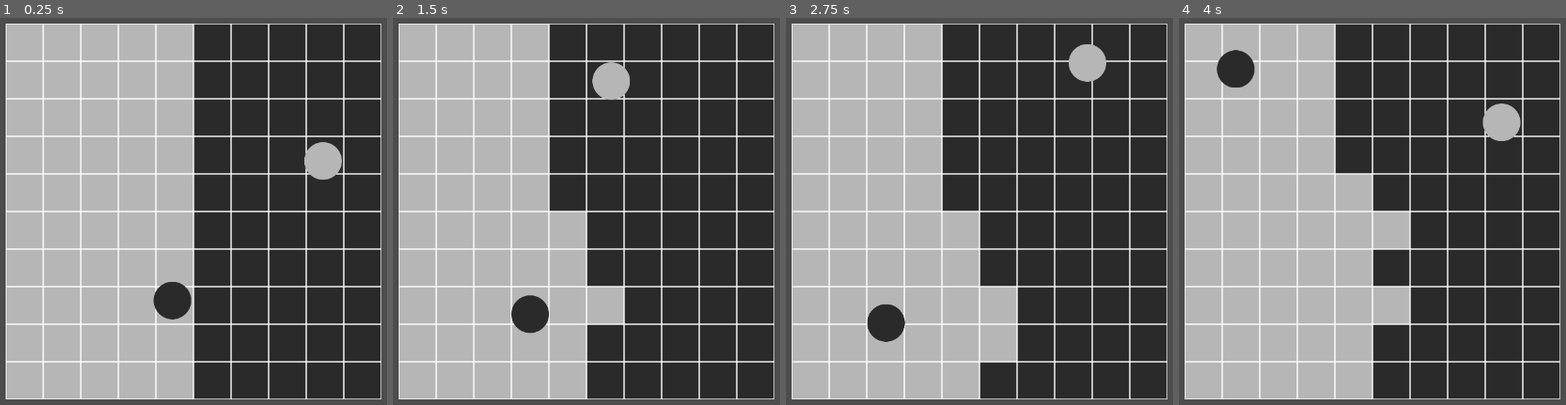
Above: before the commit, frames 1-4 (left to right).
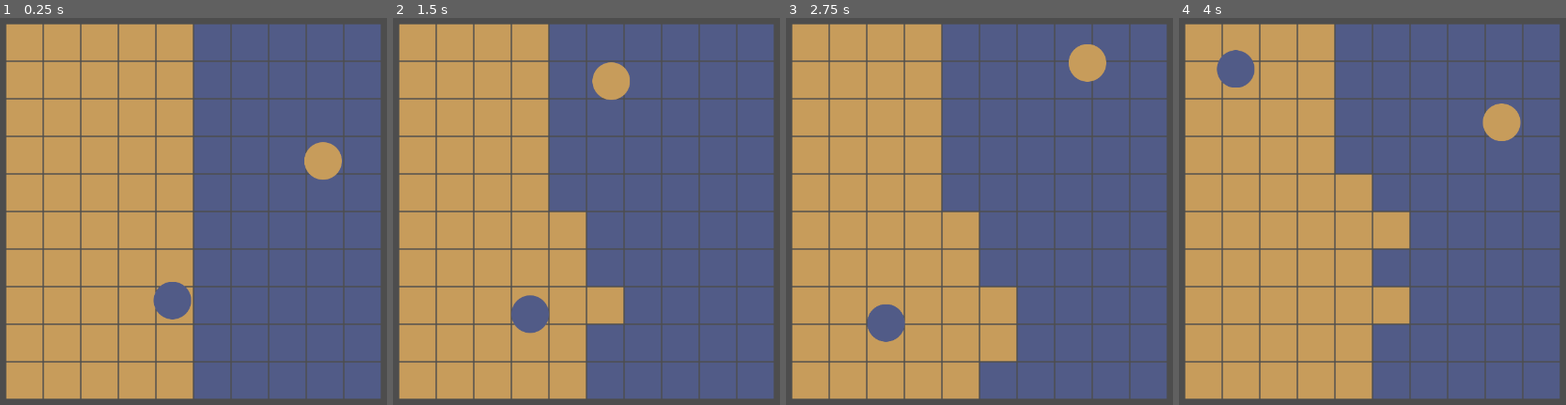
Above: after the commit, the same moments.

Repository: LiteFeather1/night-day-pong
Game: Godot game, scene res://scenes/main.tscn
Two runs of this game, one before a commit and one after it. Both use one fixed random seed, a clock stepped at 60 frames per second and the inputs below.
Inputs:
- Up to frame 1 (0.25 s): no input
- Up to frame 2 (1.5 s): no input
- Up to frame 3 (2.75 s): no input
- Up to frame 4 (4 s): no input

The runs differ from the first frame. In frame 1, 94% of the frame differs, in the area x 1-99%, y 1-99%; in frame 2, 94%; in frame 3, 94%; in frame 4, 94%.

Commit message:
Added the ability to change line colour of block

Diff:
--- a/scenes/block.gd
+++ b/scenes/block.gd
@@ -3,16 +3,21 @@
 
 signal hit(block: Block)
 
-@export var sprite: Sprite2D
+@export var sprite_line: Sprite2D
+@export var sprite_block: Sprite2D
 
 var prev_layer: int
 
-func set_layer(layer_id: int, colour: Color):
+func set_line(colour: Color) -> void:
+	sprite_line.modulate = colour
+
+
+func set_layer(layer_id: int, colour: Color) -> void:
 	prev_layer = layer_id + 3
 	set_collision_layer_value(prev_layer, true)
-	sprite.modulate = colour
+	sprite_block.modulate = colour
 
 
-func flip():
+func flip() -> void:
 	set_collision_layer_value(prev_layer, false)
 	hit.emit(self)
--- a/scenes/block.tscn
+++ b/scenes/block.tscn
@@ -6,23 +6,24 @@
 [sub_resource type="RectangleShape2D" id="RectangleShape2D_q7s7o"]
 size = Vector2(128, 128)
 
-[node name="Block" type="StaticBody2D" node_paths=PackedStringArray("sprite")]
+[node name="Block" type="StaticBody2D" node_paths=PackedStringArray("sprite_line", "sprite_block")]
 scale = Vector2(0.5, 0.5)
 collision_layer = 0
 collision_mask = 0
 script = ExtResource("1_eioas")
-sprite = NodePath("Sprite")
+sprite_line = NodePath("sprite_line")
+sprite_block = NodePath("sprite_block")
 
 [node name="CollisionShape2D" type="CollisionShape2D" parent="."]
 position = Vector2(64, 64)
 shape = SubResource("RectangleShape2D_q7s7o")
 
-[node name="Sprite2" type="Sprite2D" parent="."]
+[node name="sprite_line" type="Sprite2D" parent="."]
 light_mask = 5
 position = Vector2(64, 64)
 texture = ExtResource("2_hd17b")
 
-[node name="Sprite" type="Sprite2D" parent="."]
+[node name="sprite_block" type="Sprite2D" parent="."]
 modulate = Color(0.0392157, 0.0392157, 0.0392157, 1)
 light_mask = 5
 position = Vector2(64, 64)
--- a/scenes/main.gd
+++ b/scenes/main.gd
@@ -4,6 +4,7 @@
 @export var camera_2d: Camera2D
 
 @export var colours: Array[Color]
+@export var line_colour: Color
 @export var force: float = 10.0
 @export var game_scale: Vector2 = Vector2(.5, .5)
 
@@ -36,6 +37,7 @@
 				var x_pos = x * BLOCK_SIZE * game_scale.x + player_offset
 				block.scale = game_scale
 				block.position = Vector2(x_pos, y * BLOCK_SIZE * game_scale.y)
+				block.set_line(line_colour)
 				block.set_layer(player, colours[colours.size() - player - 1])
 				block.name = str(player)
 				block.hit.connect(flip_block)
@@ -67,7 +69,7 @@
 	s_left.b = Vector2.ZERO
 
 
-func spawn_ball(index: int,pos: Vector2):
+func spawn_ball(index: int,pos: Vector2) -> void:
 		var ball: Ball = ball_scene.instantiate()
 		ball.set_id(index, colours[index])
 		ball.scale = game_scale
@@ -77,7 +79,7 @@
 		ball.launch(f *(index + 1))
 
 
-func flip_block(block: Block):
+func flip_block(block: Block) -> void:
 	if block.prev_layer == 3:
 		block.set_layer(1, colours[0])
 	elif block.prev_layer == 4:
--- a/scenes/main.tscn
+++ b/scenes/main.tscn
@@ -13,7 +13,8 @@
 [node name="Main" type="Node2D" node_paths=PackedStringArray("camera_2d", "edge_colliders")]
 script = ExtResource("1_w6ri1")
 camera_2d = NodePath("Camera2D")
-colours = Array[Color]([Color(0.164706, 0.164706, 0.164706, 1), Color(0.713726, 0.713726, 0.713726, 1)])
+colours = Array[Color]([Color(0.317647, 0.356863, 0.529412, 1), Color(0.780392, 0.611765, 0.356863, 1)])
+line_colour = Color(0.160784, 0.160784, 0.160784, 0)
 force = 1024.0
 collums = 5
 rows = 10
